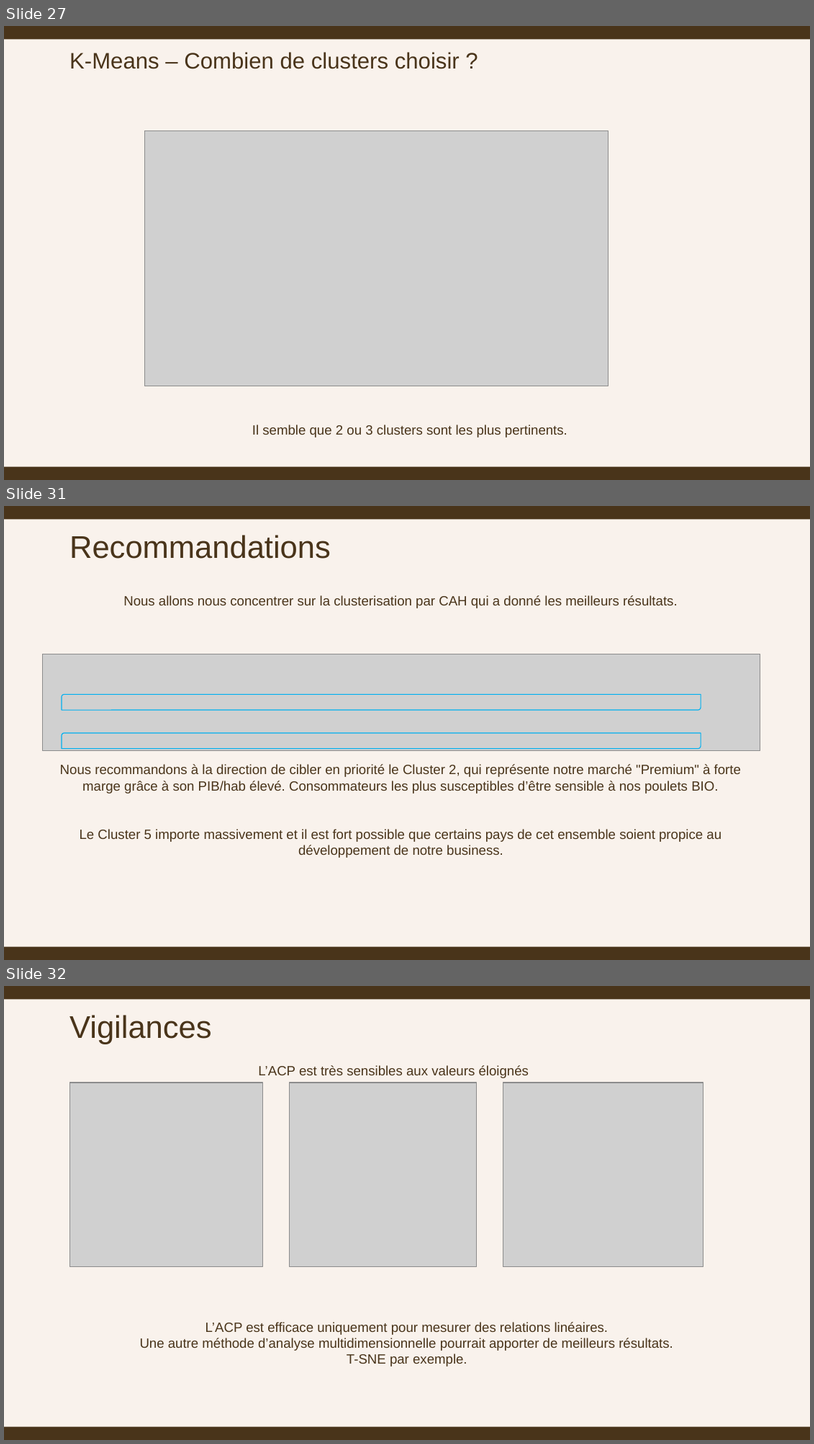
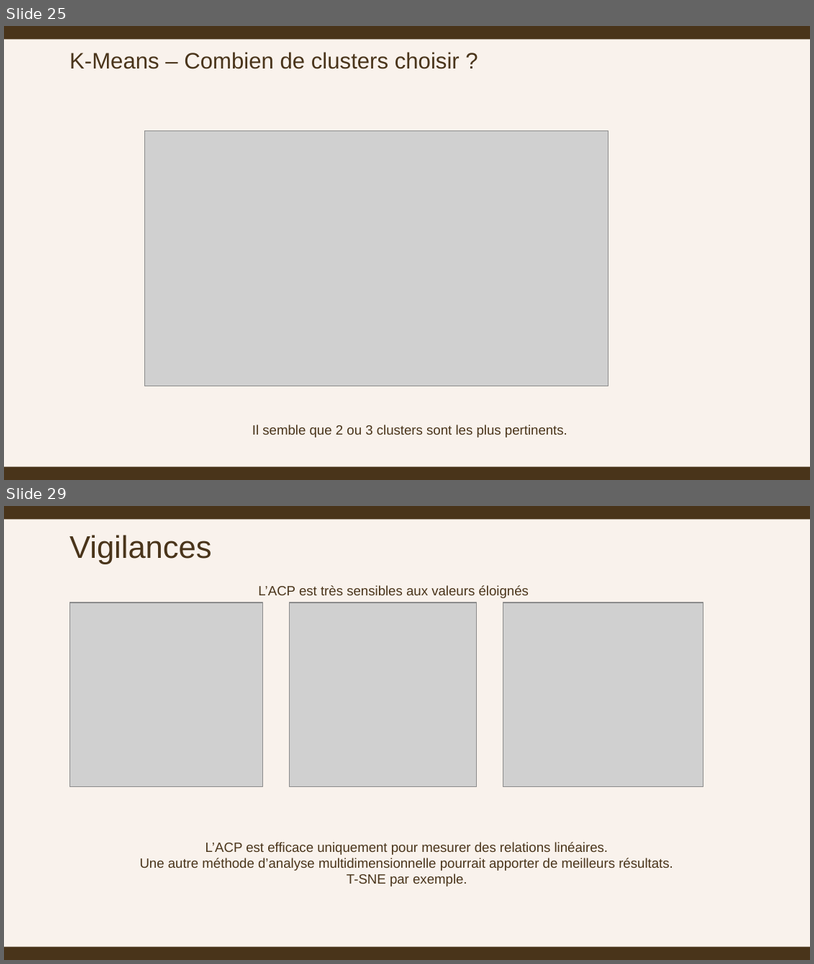
Before and after one commit to ziedbelhocine/Cours-OC, a slide deck: Data_Analyst/Projet_11/livrables/Zied_Belhocine_3_presentation_072026.pptx. Shown one above the other, each under a label of ours: slides 27, 31 and 32 before the commit, slides 25 and 29 after it; the slides between them are not shown. The pictures are 814x1444 and 814x964 pixels, drawn with LibreOffice and Linux fonts; fonts in the diff are those of the drawing; grey boxes stand for pictures. Boxes give left, top, right and bottom in pixels: in the first picture for what was removed or moved away, otherwise in the second. Text is boxed around its words. In the diff, an @@ line names an element or a change of style, - is before the commit and + after.

```diff
--- a/Data_Analyst/Projet_11/livrables/Zied_Belhocine_3_presentation_072026.pptx
+++ b/Data_Analyst/Projet_11/livrables/Zied_Belhocine_3_presentation_072026.pptx
@@ slide 31 removed at (4, 506, 810, 960), background #F9F2EC; not listed: 2 template elements that a slide beside it also shows @@
@@ text removed at (70, 535, 331, 559) @@
-Recommandations
@@ text removed at (124, 595, 678, 608) @@
-Nous allons nous concentrer sur la clusterisation par CAH qui a donné les meilleurs résultats.
@@ picture removed at (42, 654, 761, 750) @@
@@ round diag rect removed at (62, 694, 701, 709) @@
@@ round diag rect removed at (62, 733, 701, 748) @@
@@ text removed at (60, 764, 741, 857) @@
-Nous recommandons à la direction de cibler en priorité le Cluster 2, qui représente notre marché "Premium" à forte marge grâce à son PIB/hab élevé. Consommateurs les plus susceptibles d’être sensible à nos poulets BIO.
-Le Cluster 5 importe massivement et il est fort possible que certains pays de cet ensemble soient propice au développement de notre business.
@@ what was slide 27 is now slide 25 @@
@@ what was slide 32 is now slide 29 @@
```
Also in this commit, not shown: 7 slides changed, 2 slides added, 4 other slides removed, 25 other files.
